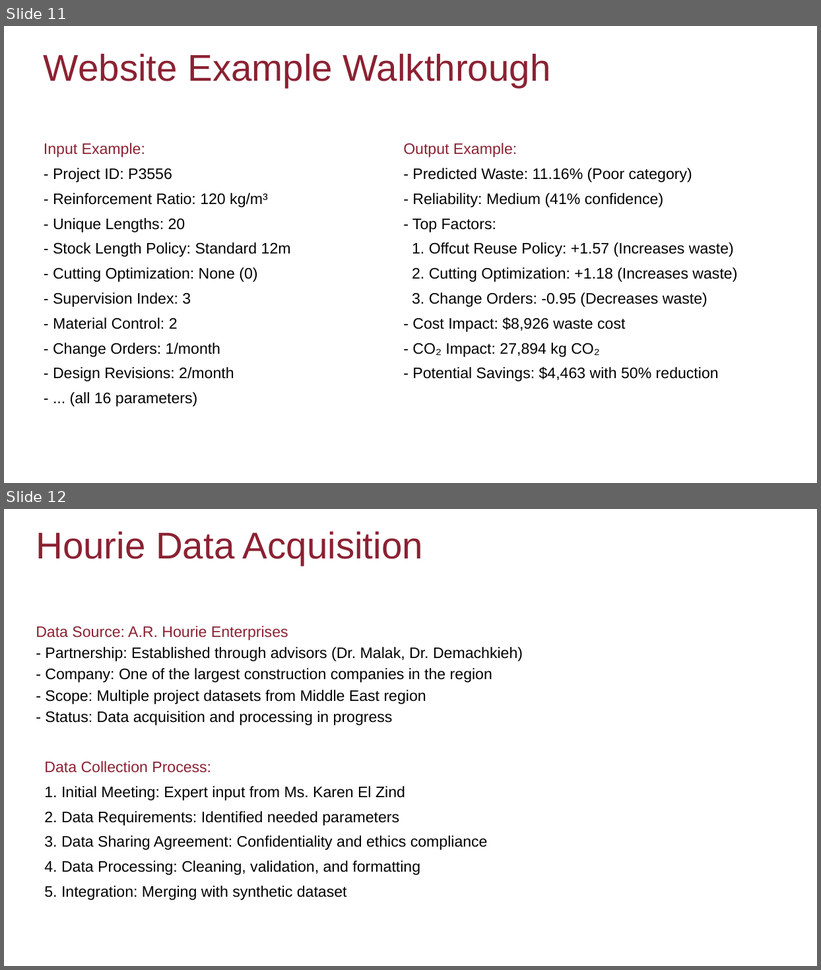
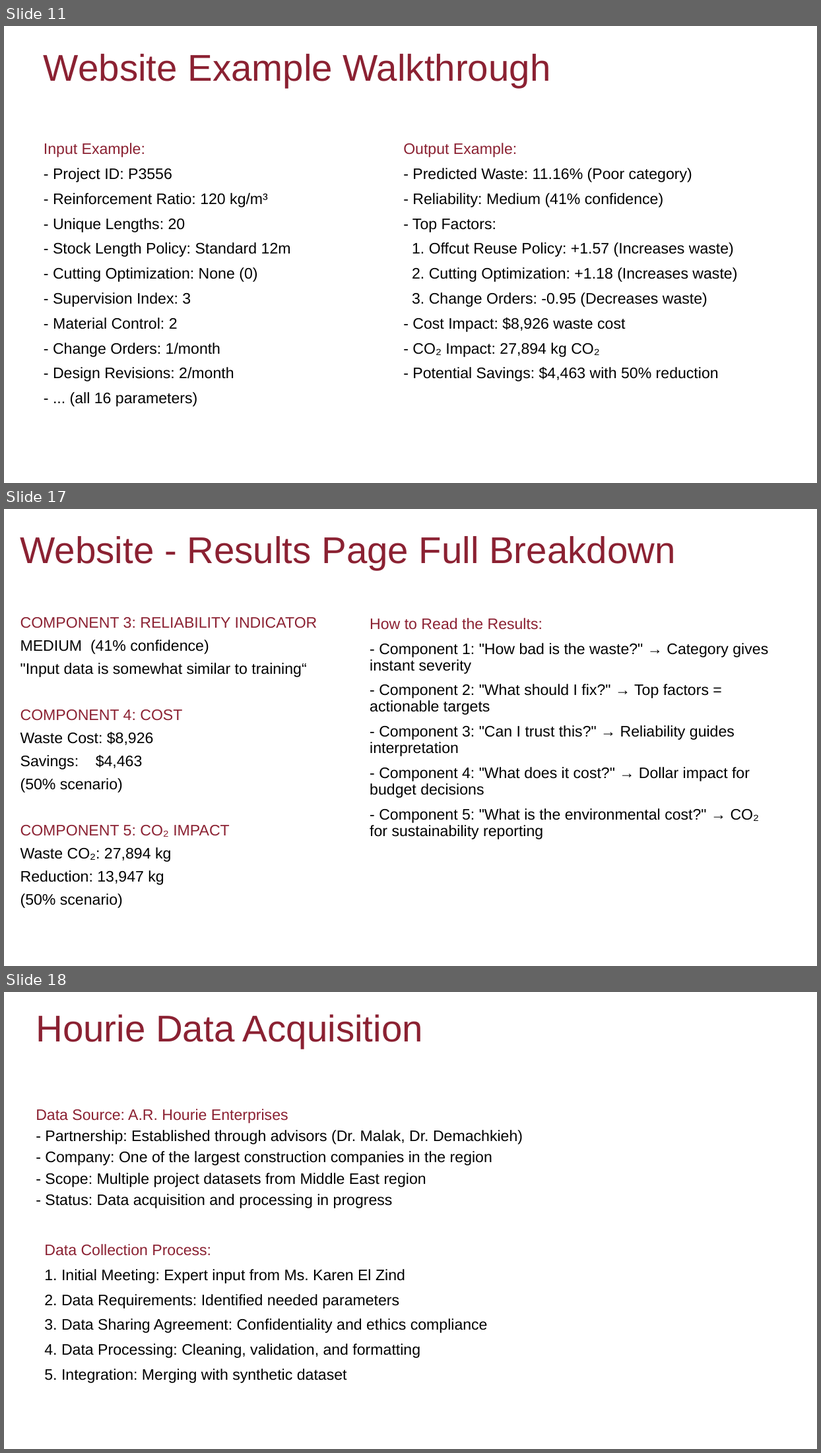
Before and after one commit to christnakh/Fyp-Saro, a slide deck: Semester 2 Progress Presentation.pptx. Shown one above the other, each under a label of ours: slides 11 and 12 before the commit, slides 11, 17 and 18 after it; the slides between them are not shown. The pictures are 821x970 and 821x1453 pixels, drawn with LibreOffice and Linux fonts; fonts in the diff are those of the drawing. Boxes give left, top, right and bottom in pixels: in the first picture for what was removed or moved away, otherwise in the second. Text is boxed around its words. In the diff, an @@ line names an element or a change of style, - is before the commit and + after.

```diff
--- a/Semester 2 Progress Presentation.pptx
+++ b/Semester 2 Progress Presentation.pptx
@@ slide 17 added at <box>4,509,817,966</box>, background #FFFFFF @@
@@ title added at <box>20,536,675,570</box>, 44 pt, text #8B2132 @@
+Website - Results Page Full Breakdown
@@ subtitle added at <box>20,617,318,908</box>, 18 pt, text #000000 @@
+COMPONENT 3: RELIABILITY INDICATOR
+MEDIUM (41% confidence)
+"Input data is somewhat similar to training“
+COMPONENT 4: COST
+Waste Cost: $8,926
+Savings: $4,463
+(50% scenario)
+COMPONENT 5: CO₂ IMPACT
+Waste CO₂: 27,894 kg
+Reduction: 13,947 kg
+(50% scenario)
@@ text added at <box>370,618,768,840</box>, 18 pt, text #000000 @@
+How to Read the Results:
+- Component 1: "How bad is the waste?" → Category gives instant severity
+- Component 2: "What should I fix?" → Top factors = actionable targets
+- Component 3: "Can I trust this?" → Reliability guides interpretation
+- Component 4: "What does it cost?" → Dollar impact for budget decisions
+- Component 5: "What is the environmental cost?" → CO₂ for sustainability reporting
@@ what was slide 12 is now slide 18 @@
```
Also in this commit, not shown: 3 slides changed, 5 other slides added, 26 other files.
